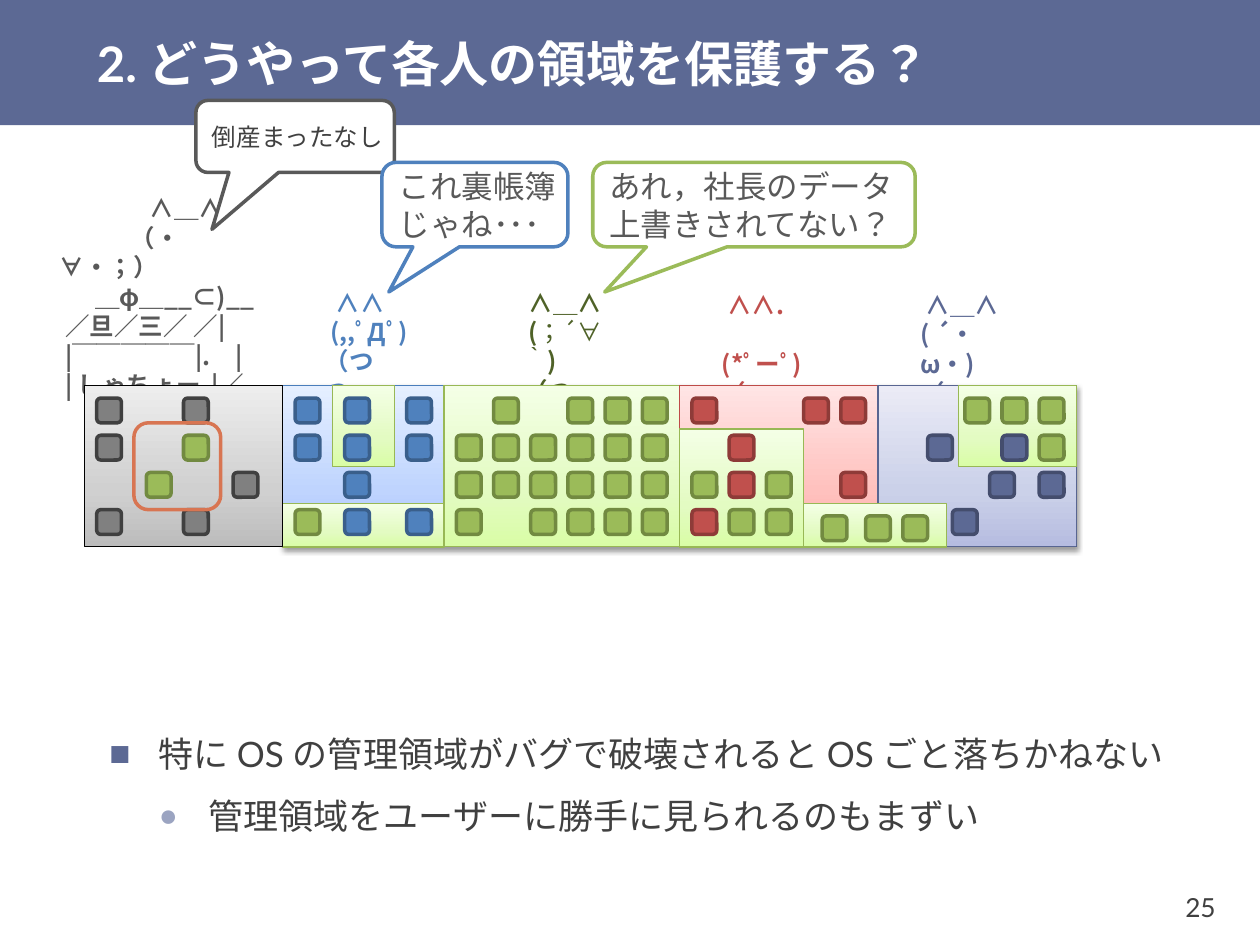
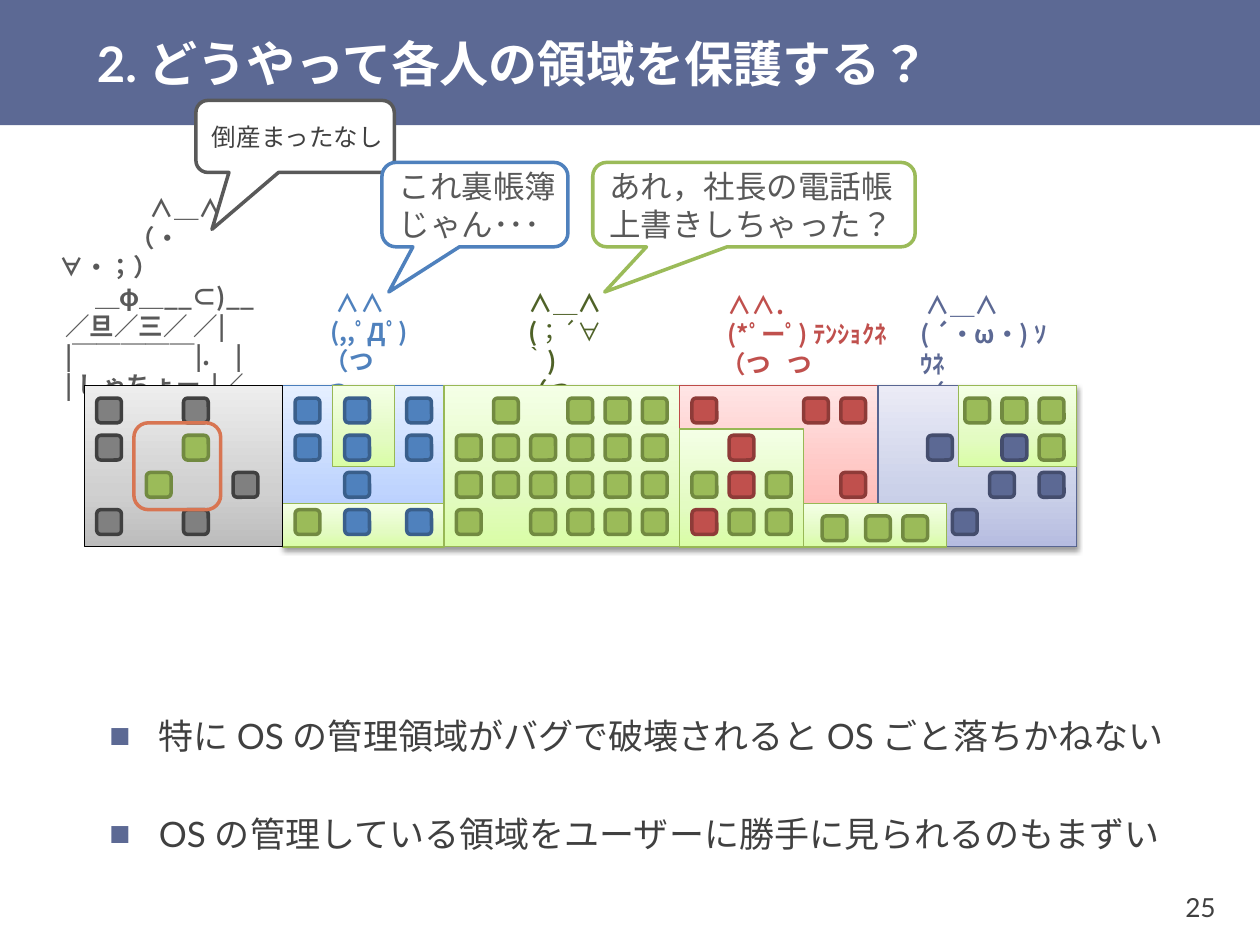
Before and after one commit to shioyadan/otya-computer-architecture-i, a slide deck: slide 25 of cai-shioya-11.pptx. Drawn at 1260x945 pixels with LibreOffice and Linux fonts; fonts in the diff are those of the drawing. Boxes give left, top, right and bottom in pixels: in the first picture for what was removed or moved away, otherwise in the second. Text is boxed around its words. In the diff, an @@ line names an element or a change of style, - is before the commit and + after.

```diff
--- a/cai-shioya-11.pptx
+++ b/cai-shioya-11.pptx
@@ text in rounded speech box at <box>609,171,893,239</box>: text changed @@
-あれ，社長のデータ
-上書きされてない？
+あれ，社長の電話帳
+上書きしちゃった？
@@ text in rounded speech box at <box>399,211,541,239</box>: text changed @@
-じゃね･･･
+じゃん･･･
@@ text at <box>727,322,887,348</box>: text changed @@
-(*ﾟーﾟ)
+(*ﾟーﾟ) ﾃﾝｼｮｸﾈ
@@ text at <box>920,320,1047,375</box>: text changed @@
-( ´・ω・)
+( ´・ω・) ｿｳﾈ
@@ text at <box>159,817,1160,850</box>: text changed @@
-  ● 管理領域をユーザーに勝手に見られるのもまずい
+■ OS の管理している領域をユーザーに勝手に見られるのもまずい
```
Also in this commit, not shown: 28 other slides changed, 3 slides added, 15 slides removed, 1 other file.
